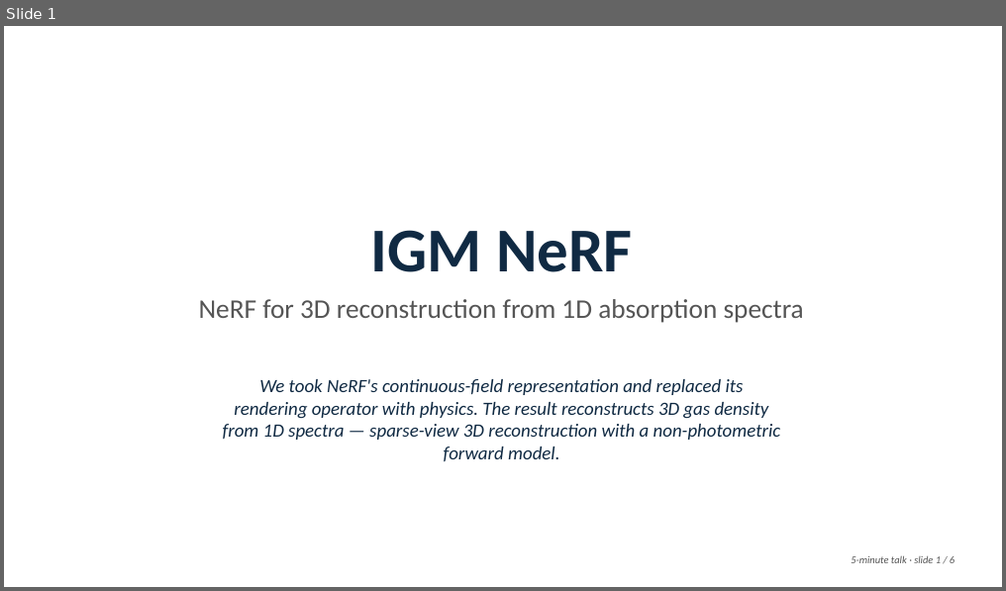
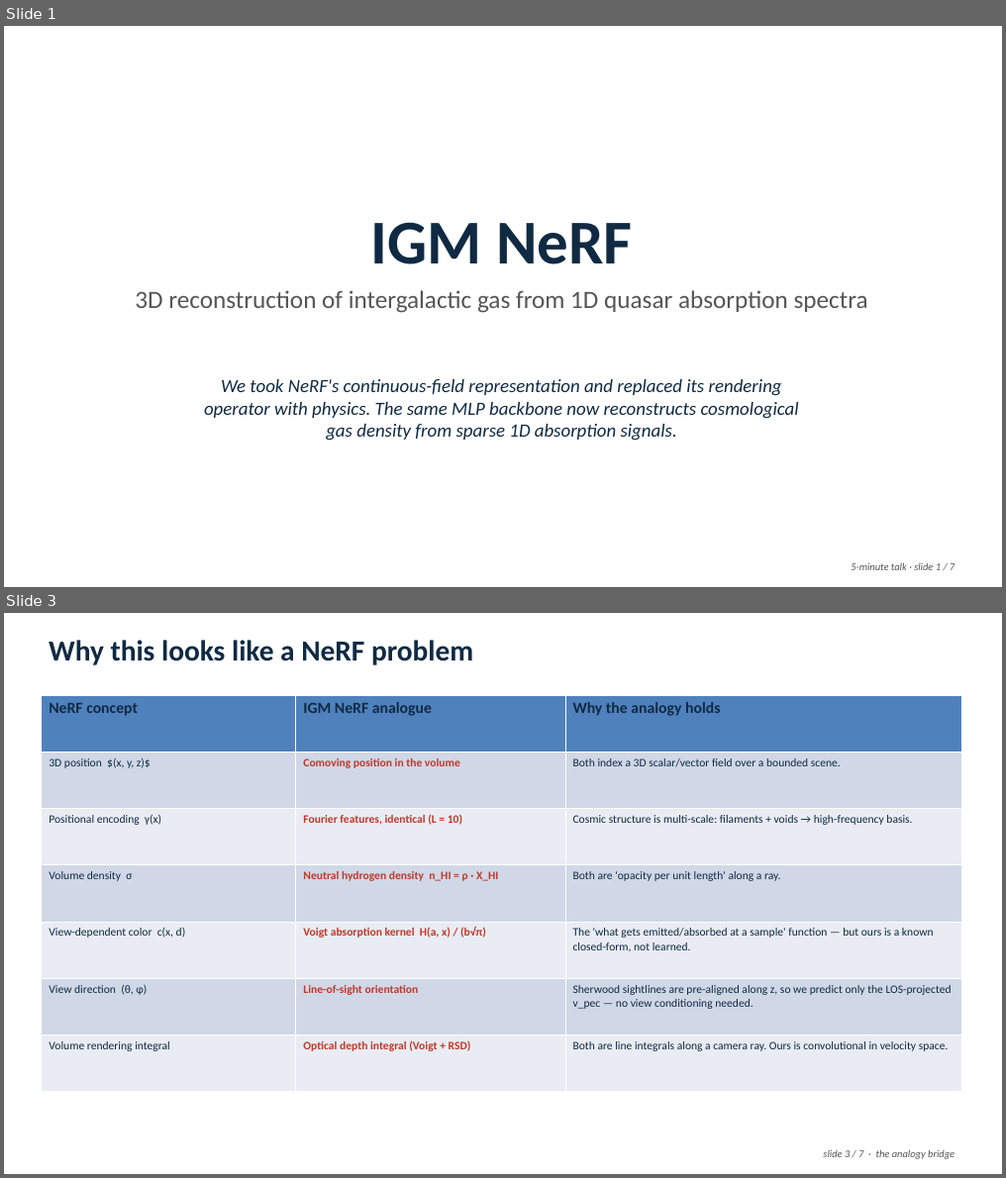
Before and after one commit to SujinHwang27/CosmoGasVision, a slide deck: experiments/nerf/talk/defense_talk_5min.pptx. Shown one above the other, each under a label of ours: slide 1 before the commit, slides 1 and 3 after it; the slides between them are not shown. The pictures are 1006x591 and 1006x1178 pixels, drawn with LibreOffice and Linux fonts; fonts in the diff are those of the drawing. Boxes give left, top, right and bottom in pixels: in the first picture for what was removed or moved away, otherwise in the second. Text is boxed around its words. In the diff, an @@ line names an element or a change of style, - is before the commit and + after.

```diff
--- a/experiments/nerf/talk/defense_talk_5min.pptx
+++ b/experiments/nerf/talk/defense_talk_5min.pptx
@@ slide 3 added at <box>4,613,1002,1174</box>, background #FFFFFF @@
@@ text added at <box>49,640,473,665</box>, 28 pt, text #102A43, bold @@
+Why this looks like a NeRF problem
@@ table added at <box>42,695,962,1092</box>, 7 rows, 3 columns @@
+NeRF concept | IGM NeRF analogue | Why the analogy holds
+3D position $(x, y, z)$ | Comoving position in the volume | Both index a 3D scalar/vector field over a bounded scene.
+Positional encoding γ(x) | Fourier features, identical (L = 10) | Cosmic structure is multi-scale: filaments + voids → high-frequency basis.
+Volume density σ | Neutral hydrogen density n_HI = ρ · X_HI | Both are 'opacity per unit length' along a ray.
+View-dependent color c(x, d) | Voigt absorption kernel H(a, x) / (b√π) | The 'what gets emitted/absorbed at a sample' function — but ours is a known closed-form, not learned.
+View direction (θ, φ) | Line-of-sight orientation | Sherwood sightlines are pre-aligned along z, so we predict only the LOS-projected v_pec — no view conditioning needed.
+Volume rendering integral | Optical depth integral (Voigt + RSD) | Both are line integrals along a camera ray. Ours is convolutional in velocity space.
@@ text added at <box>823,1150,954,1159</box>, 10 pt, text #555555, italic @@
+slide 3 / 7 · the analogy bridge
@@ slide 1 changed as well @@
@@ text "IGM NeRF": place and size @@
-text "IGM NeRF" at <box>371,230,632,273</box>
+text "IGM NeRF" at <box>371,222,632,265</box>
@@ text at <box>135,290,868,313</box>: text changed; size 26 to 24 pt @@
-NeRF for 3D reconstruction from 1D absorption spectra
+3D reconstruction of intergalactic gas from 1D quasar absorption spectra
@@ text at <box>204,379,799,441</box>: text changed @@
-We took NeRF's continuous-field representation and replaced its
-rendering operator with physics. The result reconstructs 3D gas density
-from 1D spectra — sparse-view 3D reconstruction with a non-photometric
-forward model.
+We took NeRF's continuous-field representation and replaced its rendering
+operator with physics. The same MLP backbone now reconstructs cosmological
+gas density from sparse 1D absorption signals.
@@ text at <box>850,564,954,570</box>: text changed @@
-5-minute talk · slide 1 / 6
+5-minute talk · slide 1 / 7
```
Also in this commit, not shown: 4 other slides changed, 1 other slide added, 1 slide removed, 3 other files.
